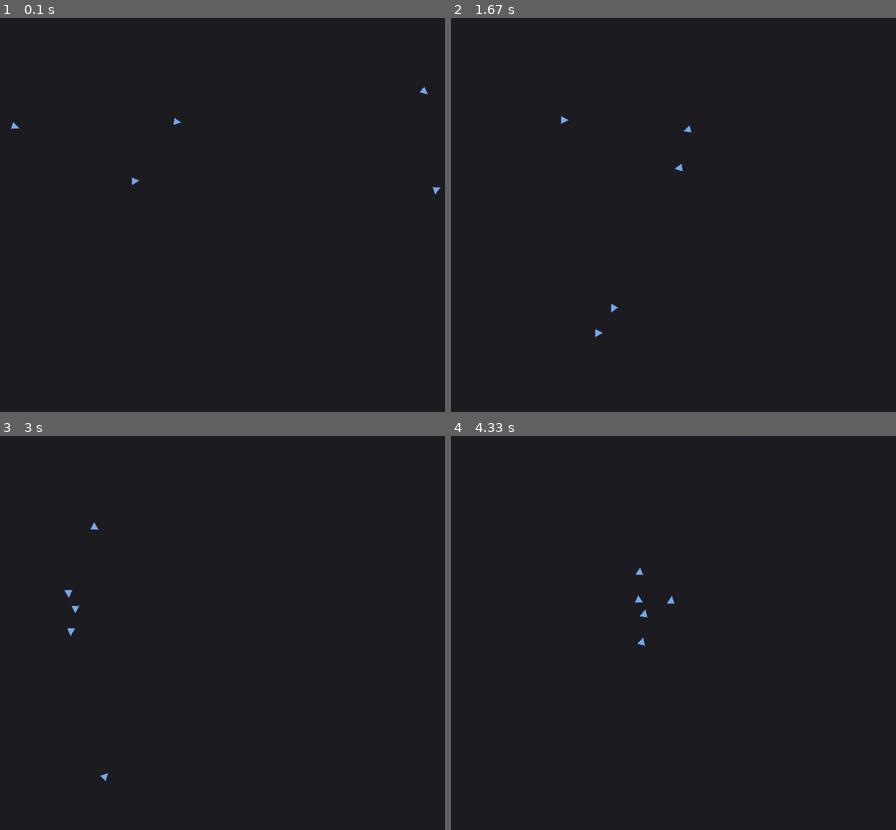
Above: before the commit, frames 1-4 (two rows, left to right).
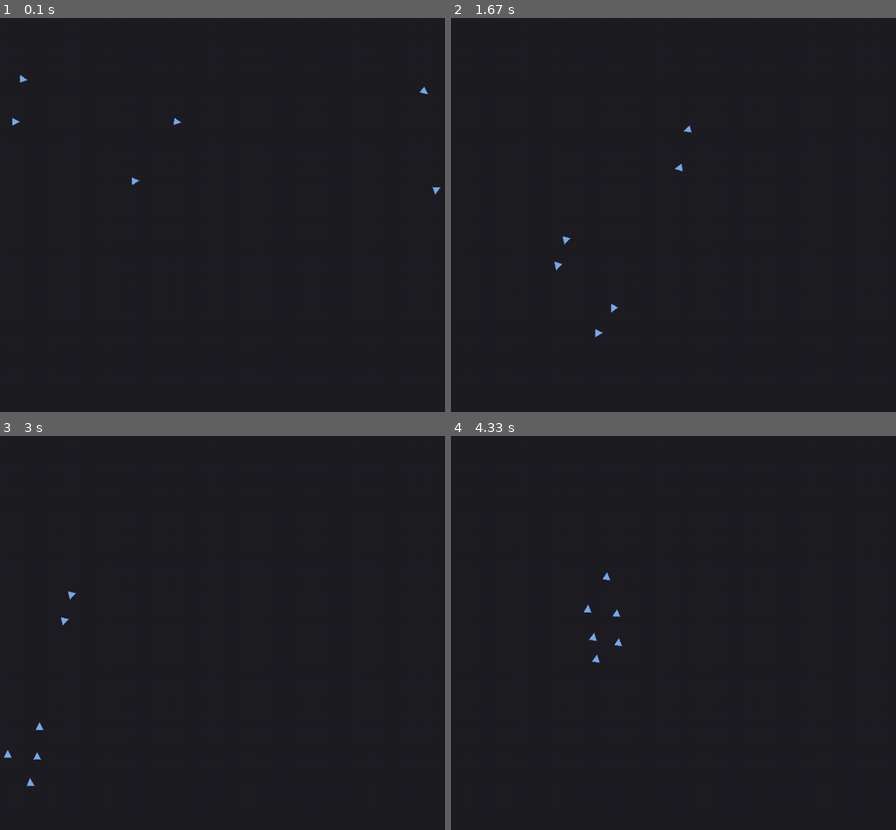
Above: after the commit, the same moments.

Repository: nathanwuzhao/boids_python
Game: pygame game, started from pygame_tests/main.py
The game is run twice, just before and just after one commit, with the same random seed, the same clock (stepped at 60 frames per second) and the same inputs.
Inputs (mouse positions are in pixels of both pictures, inside the frame that each line leads up to):
- Up to frame 1 (0.1 s): no input
- Up to frame 2 (1.67 s): click (682, 230) at 0.38 s; click (522, 155) at 0.72 s; click (548, 69) at 1.05 s; click (713, 258) at 1.38 s
- Up to frame 3 (3 s): click (169, 550) at 1.72 s; click (26, 546) at 2.05 s; click (66, 581) at 2.38 s; click (280, 617) at 2.72 s
- Up to frame 4 (4.33 s): click (outside the picture) at 3.05 s; click (575, 558) at 3.38 s; click (646, 617) at 3.72 s; click (588, 538) at 4.05 s

The runs differ from the first frame. In frame 1, less than 0.1% of the frame differs, in the area x 2-7%, y 14-29%; in frame 2, less than 0.1%; in frame 3, 0.2%; in frame 4, 0.2%, in the area x 29-51%, y 33-58%.

Commit message:
started pybullet simulation

Diff:
--- /dev/null
+++ b/pybullet/arena.py
@@ -0,0 +1,83 @@
+import pybullet as pb
+import pybullet_data
+import numpy as np
+
+class Arena:
+    def __init__(self, num_agents = 10, fps = 60.0, gui = True):
+        self.num_agents = num_agents
+
+        if gui:
+            pb.connect(pb.GUI)
+        else:
+            pb.connect(pb.DIRECT)
+
+        pb.setAdditionalSearchPath(pybullet_data.getDataPath())
+        pb.setGravity(0, 0, -9.8)
+
+        self.dt = 1.0 / fps
+        pb.setTimeStep(self.dt)
+
+        self.plane = pb.loadURDF("plane.URDF")
+
+        self.create_walls()
+
+        self.agent_ids = self.create_agents()
+
+    #arena world setup
+    def create_walls(self):
+        wall_thickness = 0.1
+        wall_height = 2.0
+        size = 5
+
+        #top/bottom walls
+        col_shape = pb.createCollisionShape(pb.GEOM_BOX, halfExtents=[size, wall_thickness, wall_height])
+
+        pb.createMultiBody(baseMass=0, baseCollisionShapeIndex=col_shape, basePosition=[0, size, wall_height])
+        pb.createMultiBody(baseMass=0, baseCollisionShapeIndex=col_shape, basePosition=[0, -size, wall_height])
+
+        #side walls
+        col_shape_side = pb.createCollisionShape(pb.GEOM_BOX, halfExtents=[wall_thickness, size, wall_height])
+
+        pb.createMultiBody(baseMass=0, baseCollisionShapeIndex=col_shape_side, basePosition=[-size, 0, wall_height])
+        pb.createMultiBody(baseMass=0, baseCollisionShapeIndex=col_shape_side, basePosition=[size, 0, wall_height])
+
+    def create_agents(self):
+        agent_ids = []
+
+        radius = 0.15
+        height = 0.2
+        mass = 1.0
+
+        col_shape = pb.createCollisionShape(pb.GEOM_CYLINDER, radius=radius, height=height)
+        visual_shape = pb.createVisualShape(pb.GEOM_CYLINDER, radius=radius, length=height, rgbaColor=[1, 0.2, 0.2, 1])
+
+        for jawn in range(self.num_agents):
+            pos = np.random.uniform(-2, 2, size=2)
+
+            body = pb.createMultiBody(baseMass=mass, baseCollisionShapeIndex=col_shape, baseVisualShapeIndex=visual_shape,
+                                     basePosition=[pos[0], pos[1], height / 2])
+            pb.changeDynamics(body, -1, angularDamping=1.0, linearDamping=0.1)
+
+            agent_ids.append(body)
+
+        return agent_ids
+
+    def step(self):
+        pb.stepSimulation()
+
+    def get_states(self):
+        positions = []
+        velocities = []
+
+        for id in self.agent_ids:
+            pos, _ = pb.getBasePositionAndOrientation(id)
+            vel, y = pb.getBaseVelocity(id)
+
+            positions.append([pos[0], pos[1]])
+            velocities.append([vel[0], vel[1]])
+
+        return np.array(positions), np.array(velocities)
+
+    def apply_actions(self, desired_velocities):
+        for id, v in zip(self.agent_ids, desired_velocities):
+            pb.resetBaseVelocity(id, linearVelocity=[v[0], v[1], 0])
--- /dev/null
+++ b/pybullet/main.py
@@ -0,0 +1,15 @@
+import numpy as np
+from arena import Arena
+import time
+
+fps = 60
+arena = Arena(num_agents=10, fps=fps, gui=True)
+
+while True:
+    pos, vel = arena.get_states()
+
+    actions = np.random.uniform(-1, 1, size=(len(pos), 2))
+    arena.apply_actions(actions)
+    arena.step()
+
+    time.sleep(1/fps)
--- a/main.py
+++ b/pygame_tests/main.py
@@ -1,17 +1,18 @@
 import numpy as np
 import sys
 import pygame
-import scipy
 
 pygame.init()
 
 SCREEN_WIDTH, SCREEN_HEIGHT = 1000, 670
 BACKGROUND_COLOR = (30, 30, 35)
 BOID_COLOR = (120, 170, 240)
-BOID_COUNT = 5
+BOID_COUNT = 6
 TARGET_COLOR = (255, 100, 100)
 TARGET_RADIUS = 8
 FPS = 65
+
+USE_KDTREE = True
 
 
 def limit(vector, max_magnitude):
@@ -65,7 +66,6 @@
         self.position[1] %= SCREEN_HEIGHT
 
     def _steer_toward(self, desired):
-        """Return a steering force toward a desired velocity vector."""
         mag = np.linalg.norm(desired)
         if mag < 1e-6:
             return np.zeros(2)
Renamed: kdtree_test.py -> pygame_tests/kdtree_test.py
